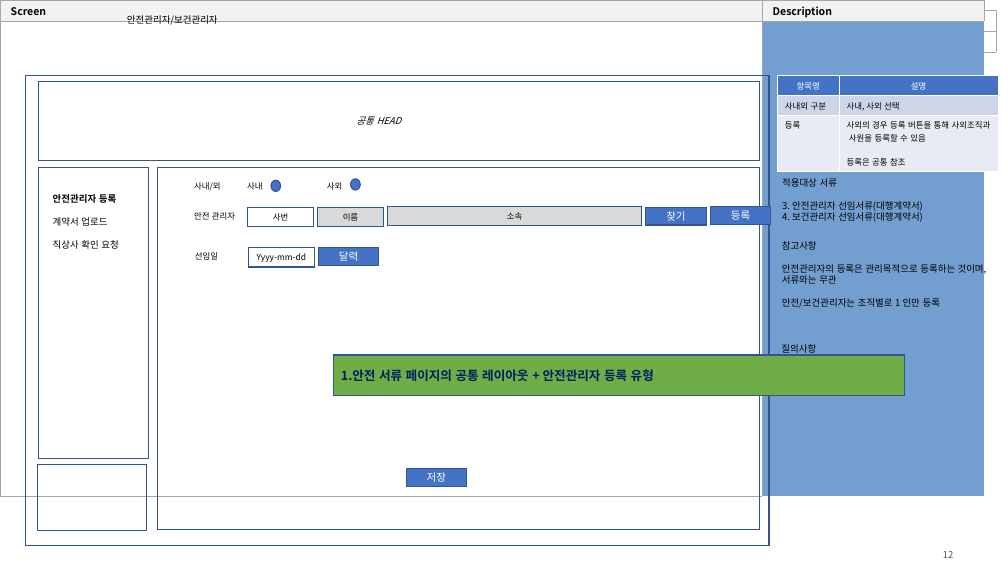
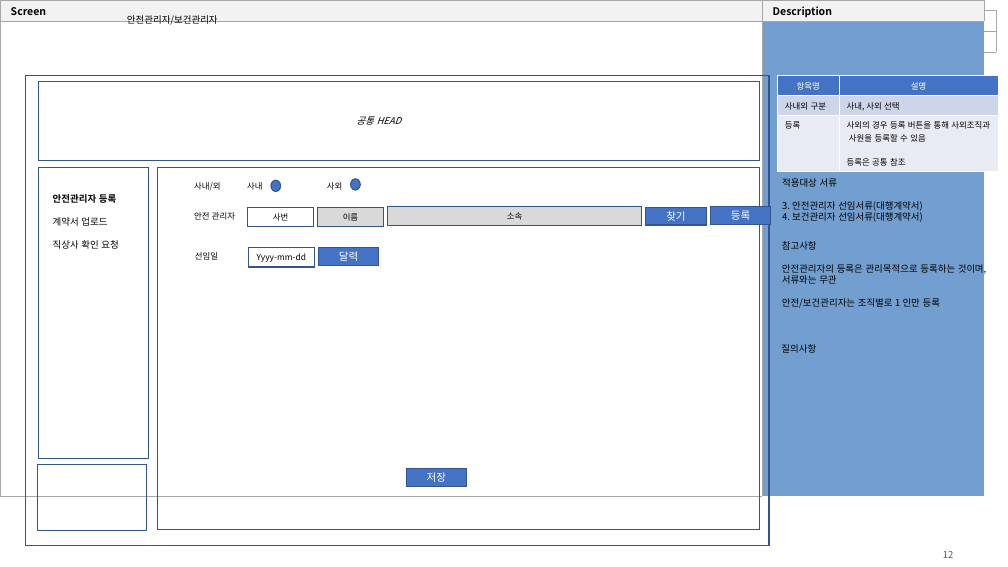
Before and after one commit to yamdeng/ktds-publish, a slide deck: slide 12 of docs/퍼블_페이지작업.pptx. Drawn at 1008x567 pixels with LibreOffice and Linux fonts; fonts in the diff are those of the drawing. Boxes give left, top, right and bottom in pixels: in the first picture for what was removed or moved away, otherwise in the second. Text is boxed around its words. In the diff, an @@ line names an element or a change of style, - is before the commit and + after.

```diff
--- a/docs/퍼블_페이지작업.pptx
+++ b/docs/퍼블_페이지작업.pptx
@@ rectangle removed at [333,355,904,396] @@
-1.안전 서류 페이지의 공통 레이아웃 + 안전관리자 등록 유형
```
Also in this commit, not shown: 11 other slides changed, 2 slides removed, 2 other files.
